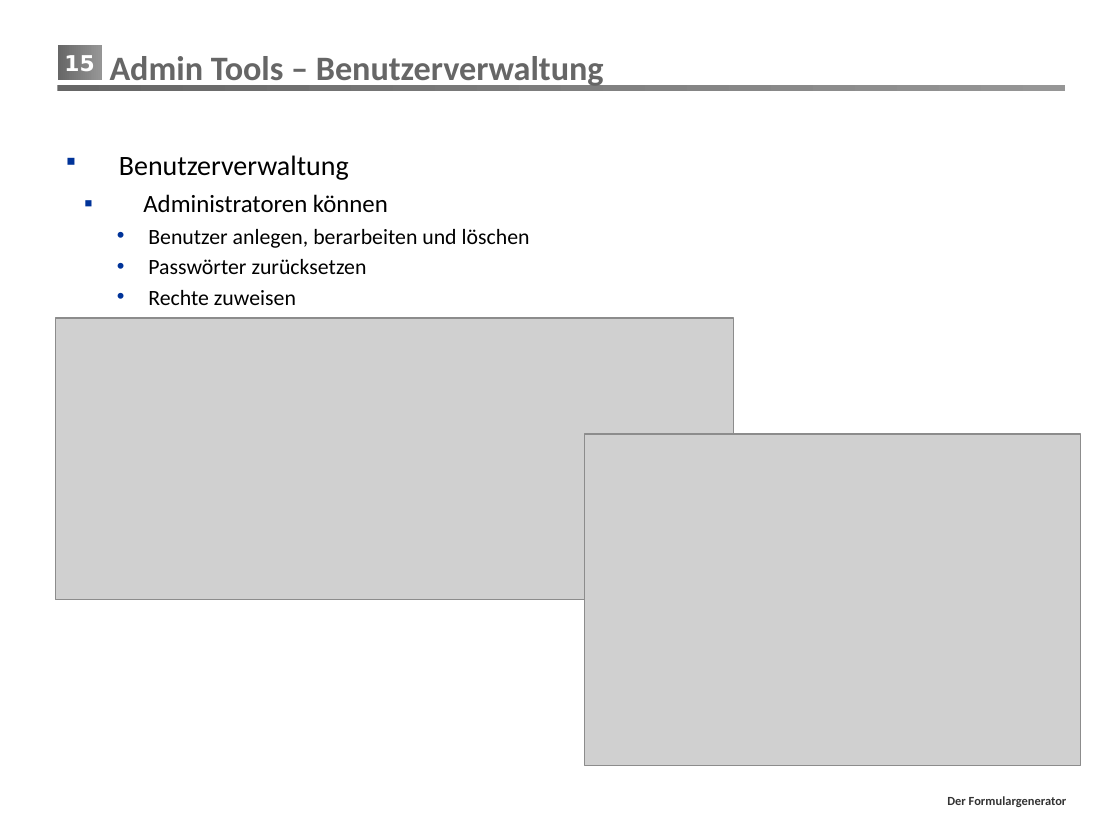
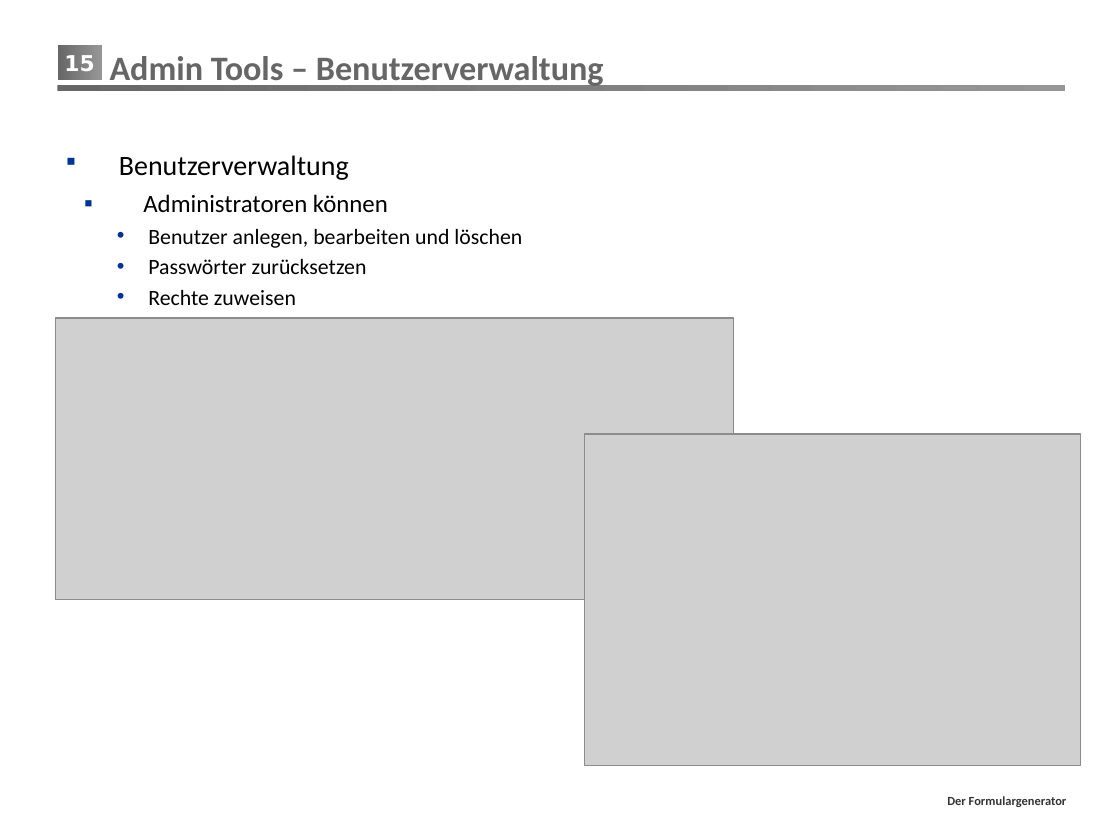
Before and after one commit to mrmorden74/formgen, a slide deck: slide 15 of Präsentation/FormGen.pptx. Drawn at 1120x840 pixels with LibreOffice and Linux fonts; fonts in the diff are those of the drawing; grey boxes stand for pictures; background and template pictures are left out. Boxes give left, top, right and bottom in pixels: in the first picture for what was removed or moved away, otherwise in the second. Text is boxed around its words. In the diff, an @@ line names an element or a change of style, - is before the commit and + after.

```diff
--- a/Präsentation/FormGen.pptx
+++ b/Präsentation/FormGen.pptx
@@ text at box(148, 229, 522, 248): text changed @@
-    • Benutzer anlegen, berarbeiten und löschen
+    • Benutzer anlegen, bearbeiten und löschen
```
Also in this commit, not shown: 9 other slides changed, 3 slides removed, 1 other file.
